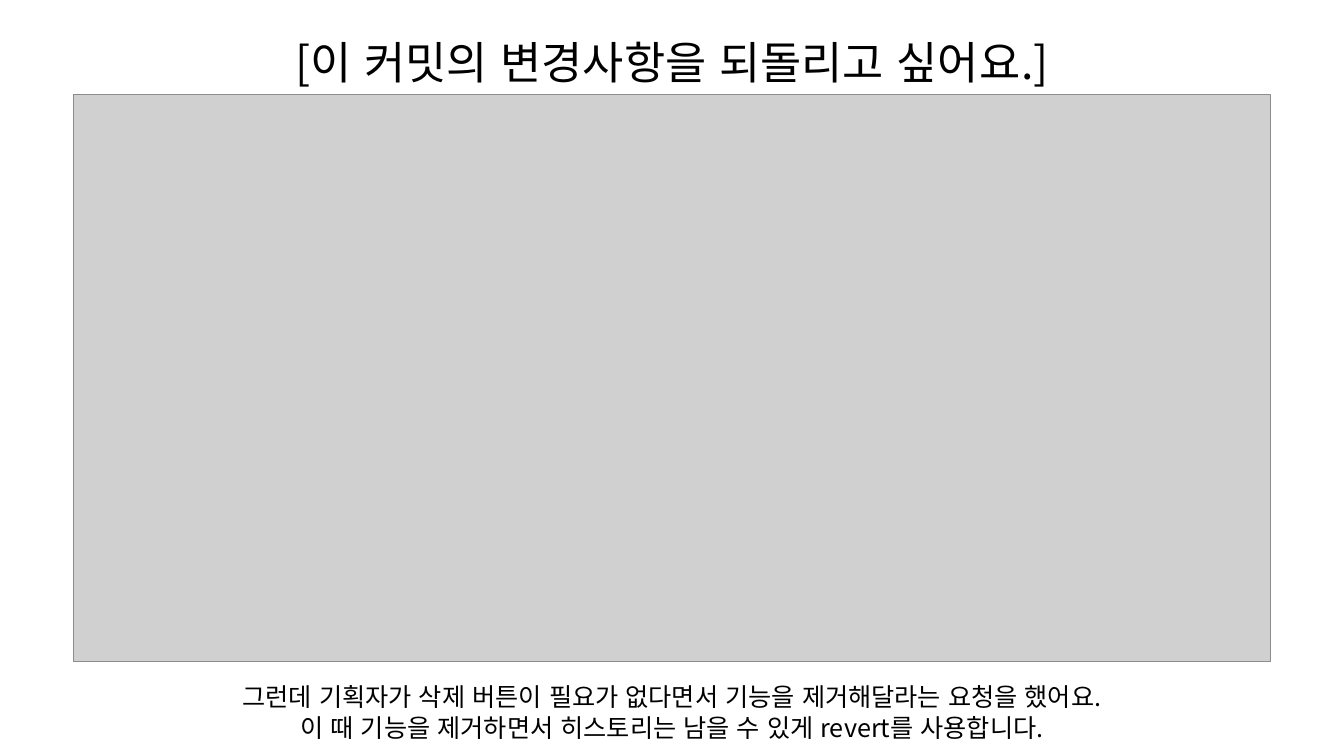
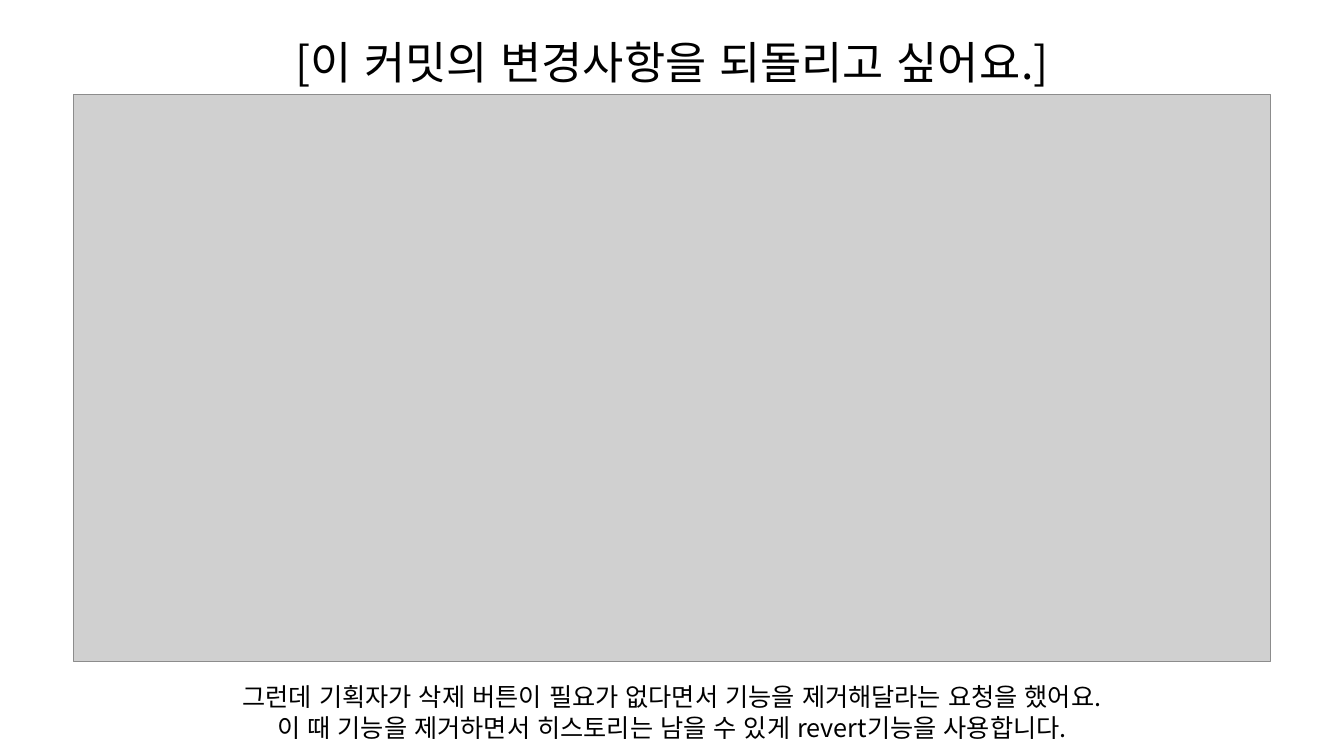
Before and after one commit to SeungHeeNoh/study_well, a slide deck: slide 44 of docs/10. 편리한 기능.pptx. Drawn at 1344x756 pixels with LibreOffice and Linux fonts; fonts in the diff are those of the drawing; grey boxes stand for pictures. Boxes give left, top, right and bottom in pixels: in the first picture for what was removed or moved away, otherwise in the second. Text is boxed around its words. In the diff, an @@ line names an element or a change of style, - is before the commit and + after.

Commit message:
docs : 편리한 기능 문서 보강

```diff
--- a/docs/10. 편리한 기능.pptx
+++ b/docs/10. 편리한 기능.pptx
@@ text at box(277, 716, 1067, 739): text changed @@
-이 때 기능을 제거하면서 히스토리는 남을 수 있게 revert를 사용합니다.
+이 때 기능을 제거하면서 히스토리는 남을 수 있게 revert기능을 사용합니다.
```
Also in this commit, not shown: 8 other slides changed, 5 slides added, 4 slides removed.
